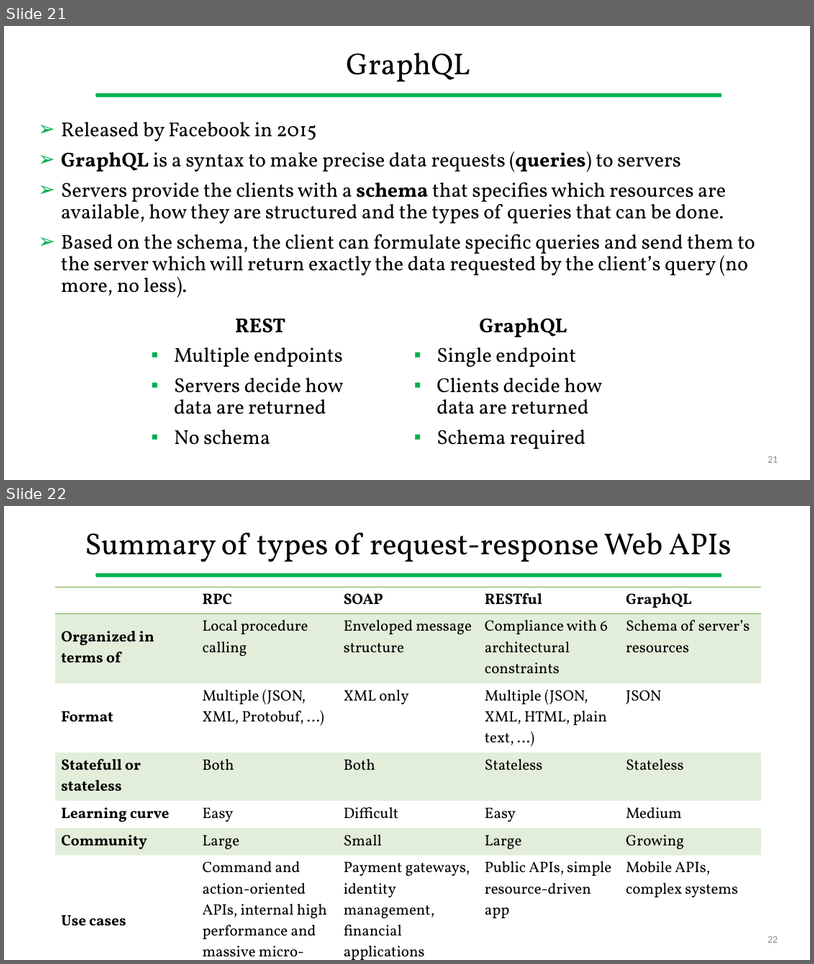
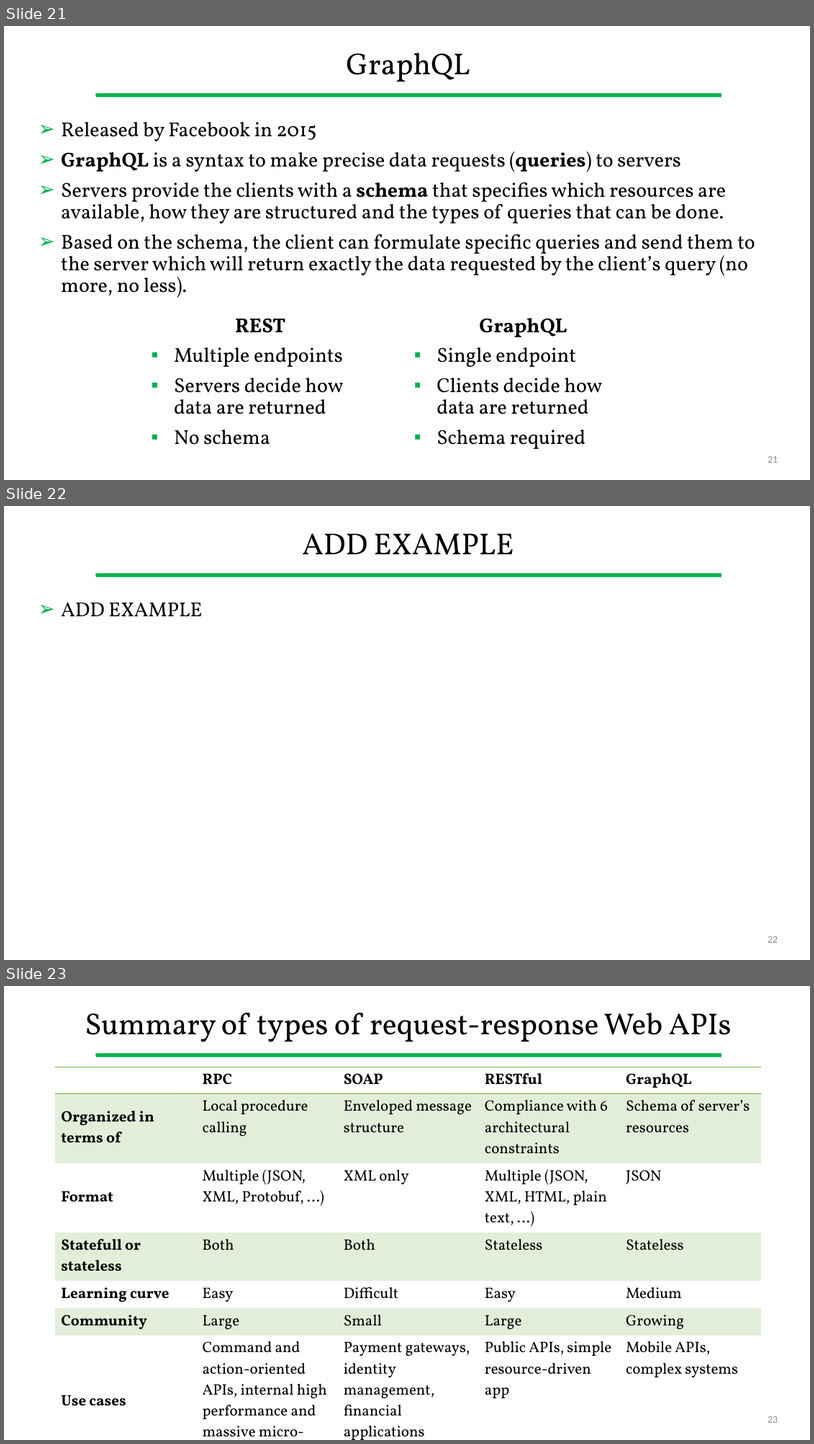
Before and after one commit to gcappon/bwthw, a slide deck: theory_07-application-programming-interface/theory_07-application_programming_interface.pptx. Shown one above the other, each under a label of ours: slides 21 and 22 before the commit, slides 21, 22 and 23 after it. The pictures are 814x964 and 814x1444 pixels, drawn with LibreOffice and Linux fonts; fonts in the diff are those of the drawing. Boxes give left, top, right and bottom in pixels: in the first picture for what was removed or moved away, otherwise in the second. Text is boxed around its words. In the diff, an @@ line names an element or a change of style, - is before the commit and + after.

```diff
--- a/theory_07-application-programming-interface/theory_07-application_programming_interface.pptx
+++ b/theory_07-application-programming-interface/theory_07-application_programming_interface.pptx
@@ slide 22 added at [4, 506, 810, 960], background #FFFFFF; not listed: 1 template element that a slide beside it also shows @@
@@ title added at [302, 533, 514, 555], 36 pt, text #000000 @@
+ADD EXAMPLE
@@ text added at [61, 602, 202, 616], 24 pt, text #000000 @@
+➢ ADD EXAMPLE
@@ page number added at [768, 936, 778, 942], 12 pt, text #8C8C8C @@
+22
@@ what was slide 22 is now slide 23 @@
```
Also in this commit, not shown: 5 other files.
